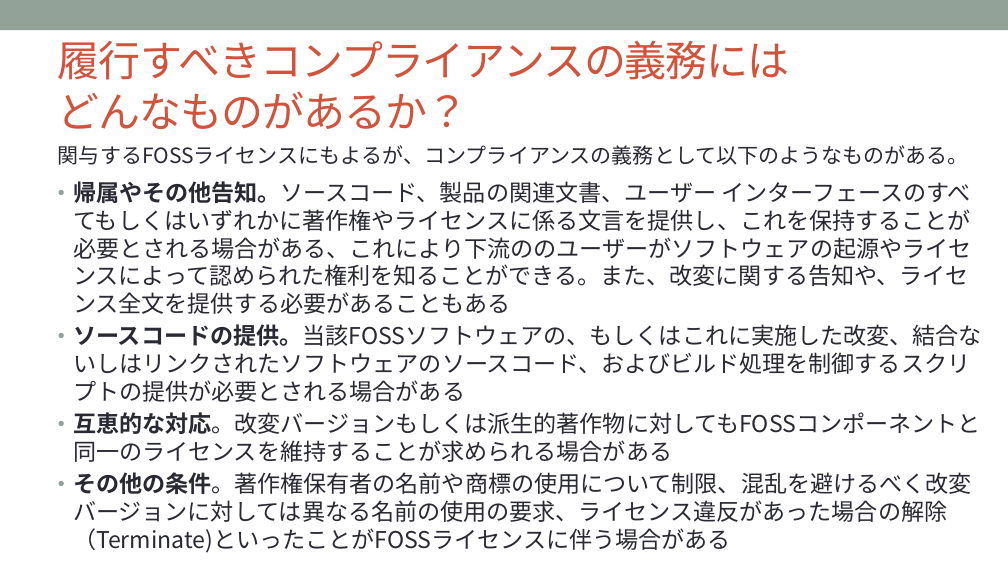
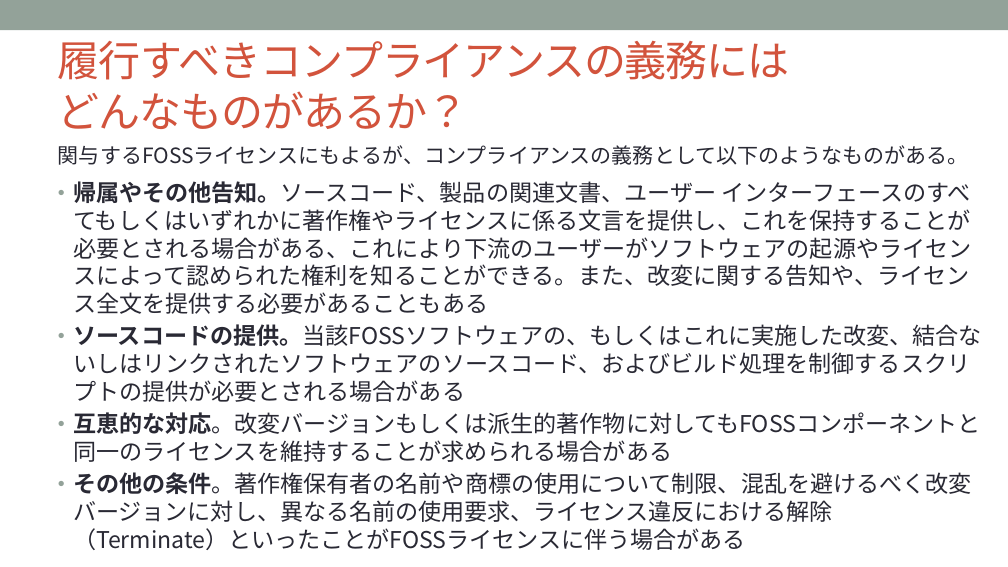
Before and after one commit to OpenChain-Project/Curriculum-Translation-JP, a slide deck: slide 27 of RELEASE/openchain-curriculum-for-1-1_JP.pptx. Drawn at 1008x567 pixels with LibreOffice and Linux fonts; fonts in the diff are those of the drawing; background and template pictures are left out. Boxes give left, top, right and bottom in pixels: in the first picture for what was removed or moved away, otherwise in the second. Text is boxed around its words. In the diff, an @@ line names an element or a change of style, - is before the commit and + after.

```diff
--- a/RELEASE/openchain-curriculum-for-1-1_JP.pptx
+++ b/RELEASE/openchain-curriculum-for-1-1_JP.pptx
@@ text at <box>73,181,971,314</box>: text changed @@
-• 帰属やその他告知。ソースコード、製品の関連文書、ユーザー インターフェースのすべてもしくはいずれかに著作権やライセンスに係る文言を提供し、これを保持することが必要とされる場合がある、これにより下流ののユーザーがソフトウェアの起源やライセンスによって認められた権利を知ることができる。また、改変に関する告知や、ライセンス全文を提供する必要があることもある
+• 帰属やその他告知。ソースコード、製品の関連文書、ユーザー インターフェースのすべてもしくはいずれかに著作権やライセンスに係る文言を提供し、これを保持することが必要とされる場合がある、これにより下流のユーザーがソフトウェアの起源やライセンスによって認められた権利を知ることができる。また、改変に関する告知や、ライセンス全文を提供する必要があることもある
@@ text at <box>73,472,972,550</box>: text changed @@
-• その他の条件。著作権保有者の名前や商標の使用について制限、混乱を避けるべく改変バージョンに対しては異なる名前の使用の要求、ライセンス違反があった場合の解除（Terminate)といったことがFOSSライセンスに伴う場合がある
+• その他の条件。著作権保有者の名前や商標の使用について制限、混乱を避けるべく改変バージョンに対し、異なる名前の使用要求、ライセンス違反における解除（Terminate）といったことがFOSSライセンスに伴う場合がある
```
Also in this commit, not shown: 12 other slides changed.
